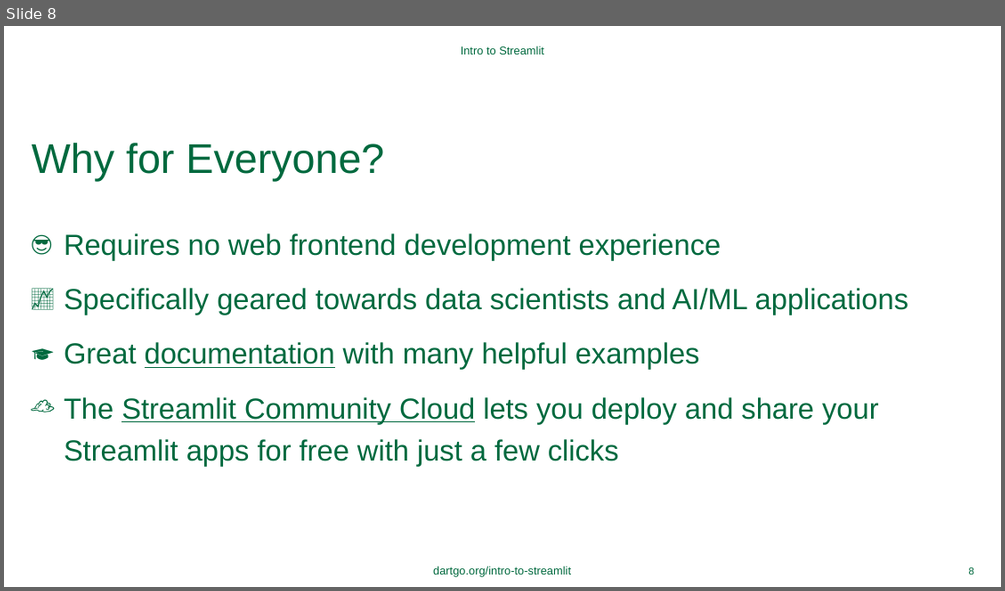
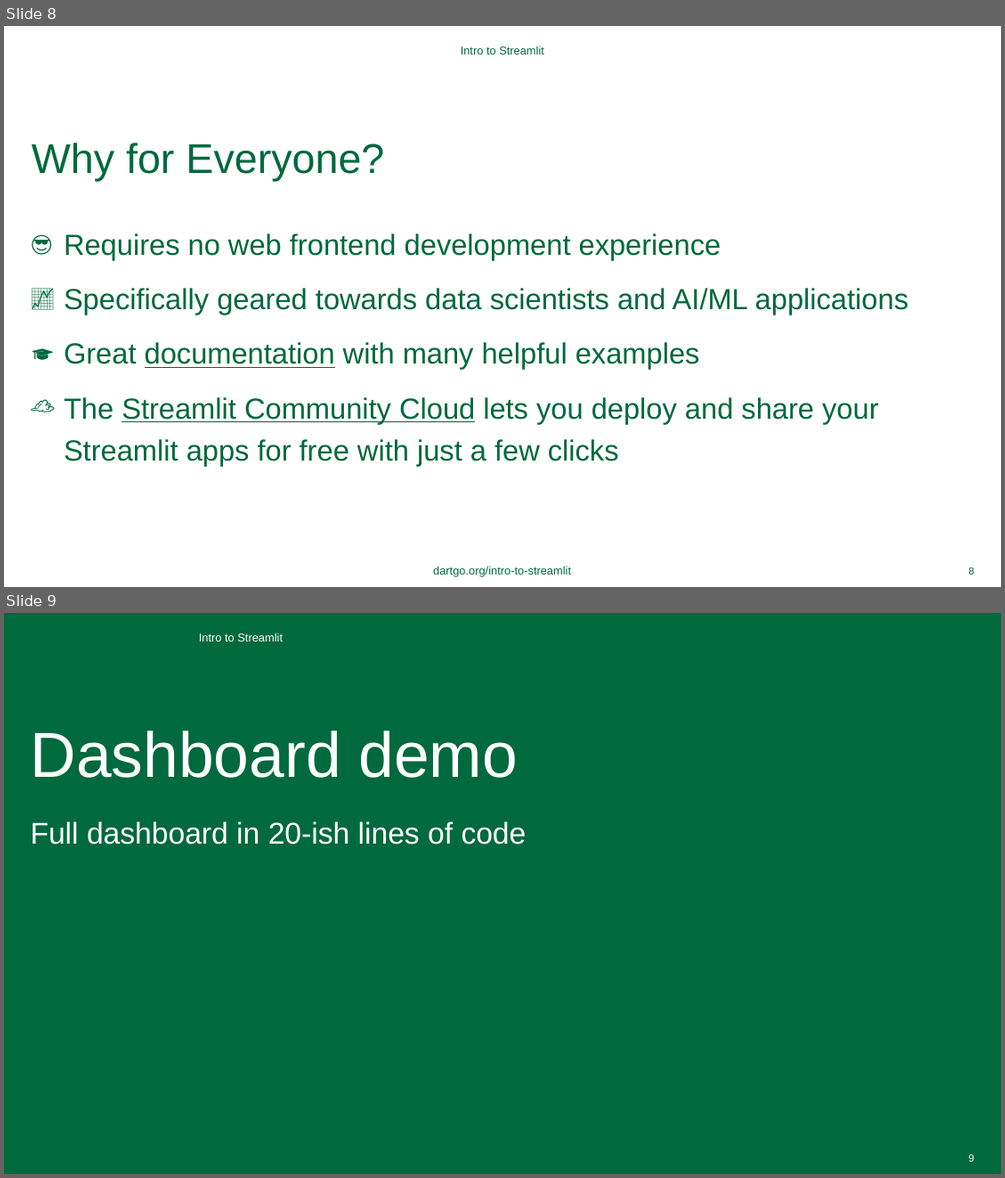
Before and after one commit to dartmouth/intro-to-streamlit, a slide deck: ppt/intro-to-streamlit.pptx. Shown one above the other, each under a label of ours: slide 8 before the commit, slides 8 and 9 after it. The pictures are 1005x591 and 1005x1178 pixels, drawn with LibreOffice and Linux fonts; fonts in the diff are those of the drawing; background and template pictures are left out. Boxes give left, top, right and bottom in pixels: in the first picture for what was removed or moved away, otherwise in the second. Text is boxed around its words. In the diff, an @@ line names an element or a change of style, - is before the commit and + after.

```diff
--- a/ppt/intro-to-streamlit.pptx
+++ b/ppt/intro-to-streamlit.pptx
@@ slide 9 added at <box>4,613,1001,1174</box>, background #FFFFFF @@
@@ rectangle added at <box>4,613,1001,1174</box>, fill #00693E @@
@@ text added at <box>199,633,283,641</box>, 11 pt, text #FFFFFF @@
+Intro to Streamlit
@@ title added at <box>31,730,518,778</box>, 61.2 pt, text #FFFFFF @@
+Dashboard demo
@@ text added at <box>31,821,526,844</box>, 28.8 pt, text #FFFFFF @@
+Full dashboard in 20-ish lines of code
@@ page number added at <box>969,1154,974,1161</box>, 9.8 pt, text #FFFFFF @@
+9
```
Also in this commit, not shown: 1 slide changed, 2 other files.
